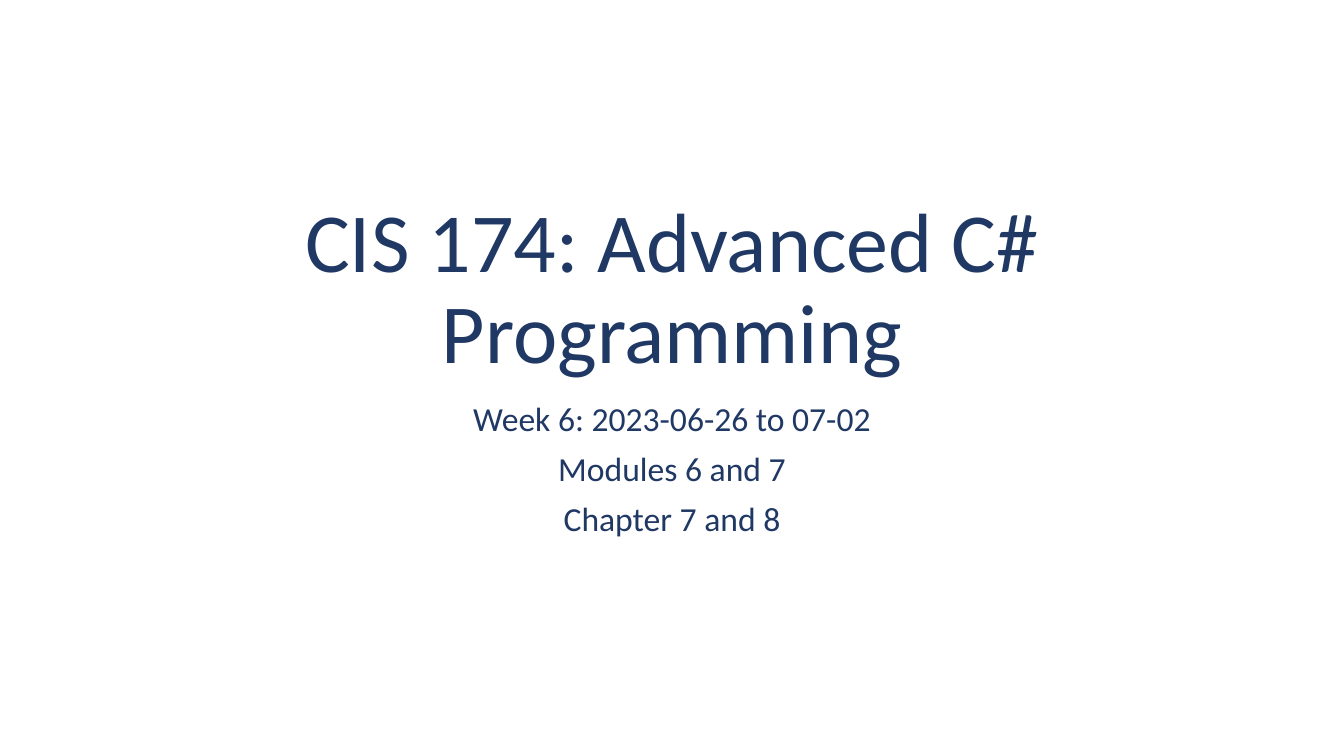
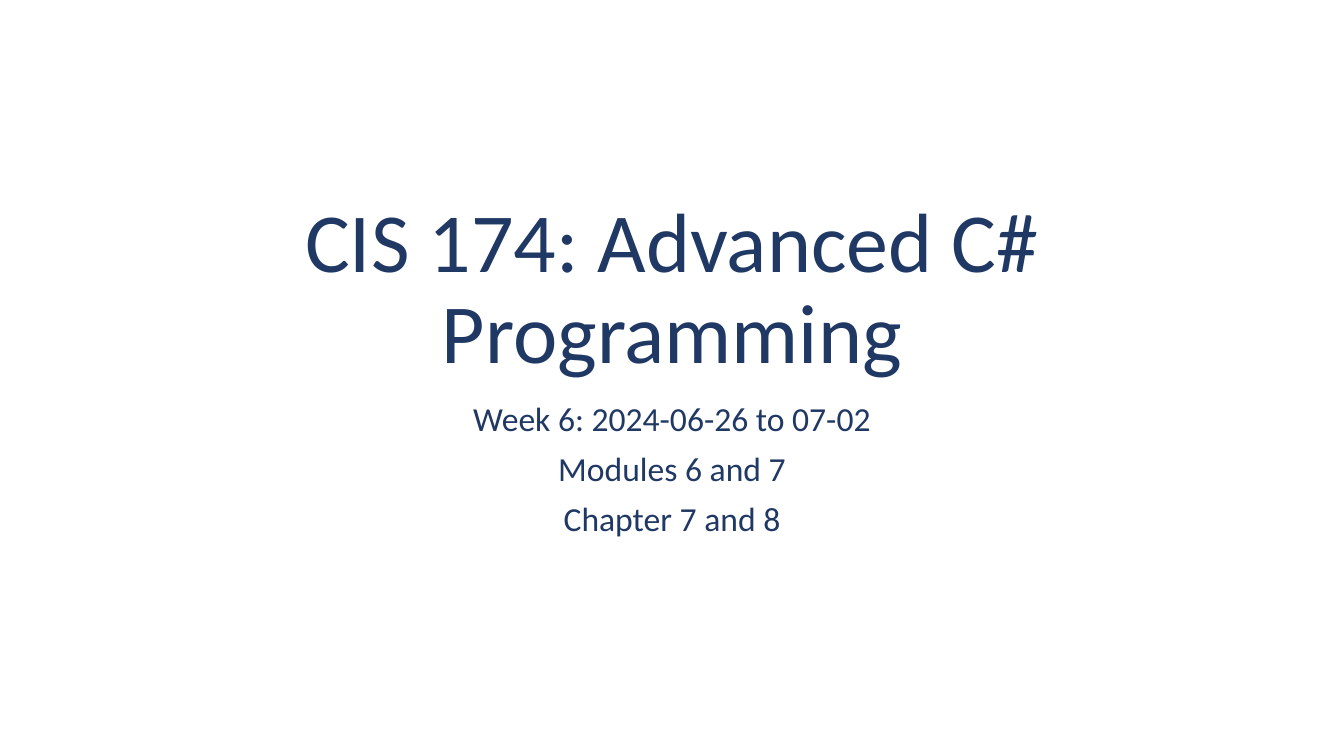
Before and after one commit to ehennis/CIS174, a slide deck: slide 1 of 2024-SUM/Week06.pptx. Drawn at 1344x756 pixels with LibreOffice and Linux fonts; fonts in the diff are those of the drawing. Boxes give left, top, right and bottom in pixels: in the first picture for what was removed or moved away, otherwise in the second. Text is boxed around its words. In the diff, an @@ line names an element or a change of style, - is before the commit and + after.

Commit message:
Update date

```diff
--- a/2024-SUM/Week06.pptx
+++ b/2024-SUM/Week06.pptx
@@ subtitle at [473,407,870,432]: text changed @@
-Week 6: 2023-06-26 to 07-02
+Week 6: 2024-06-26 to 07-02
```
